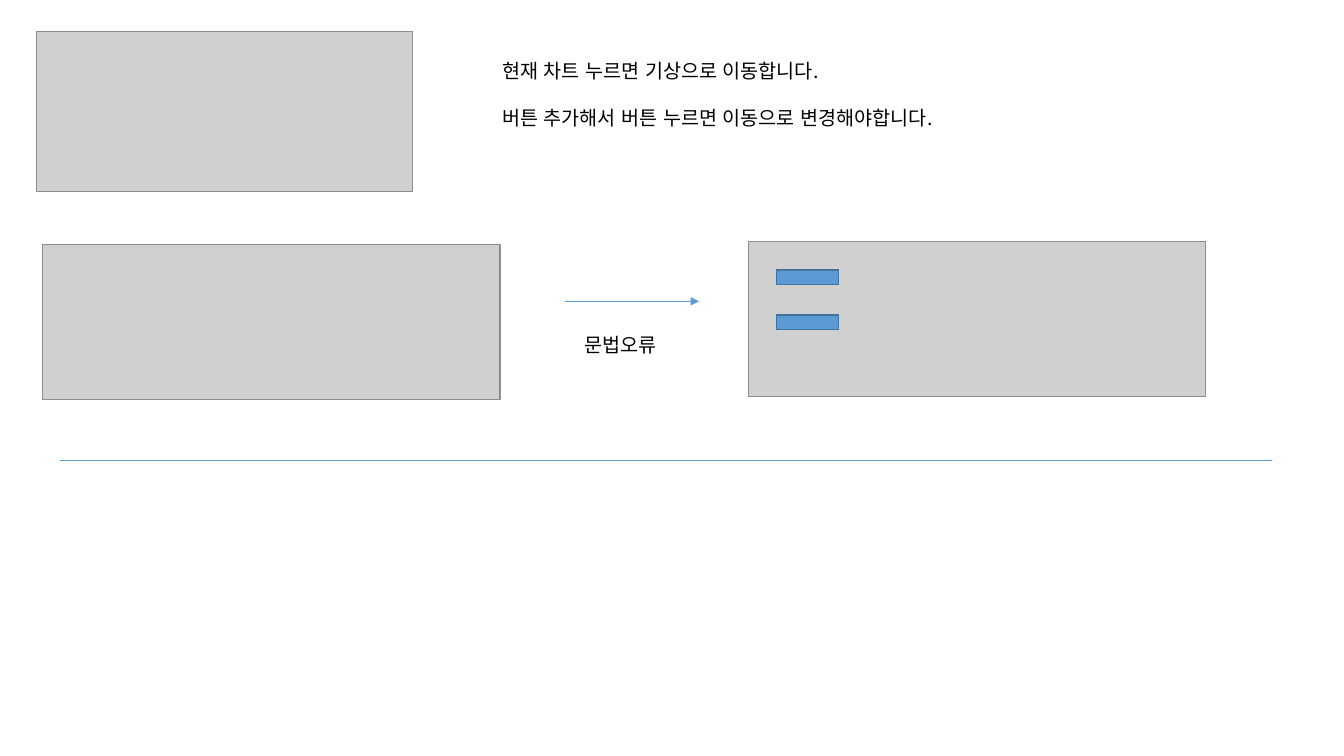
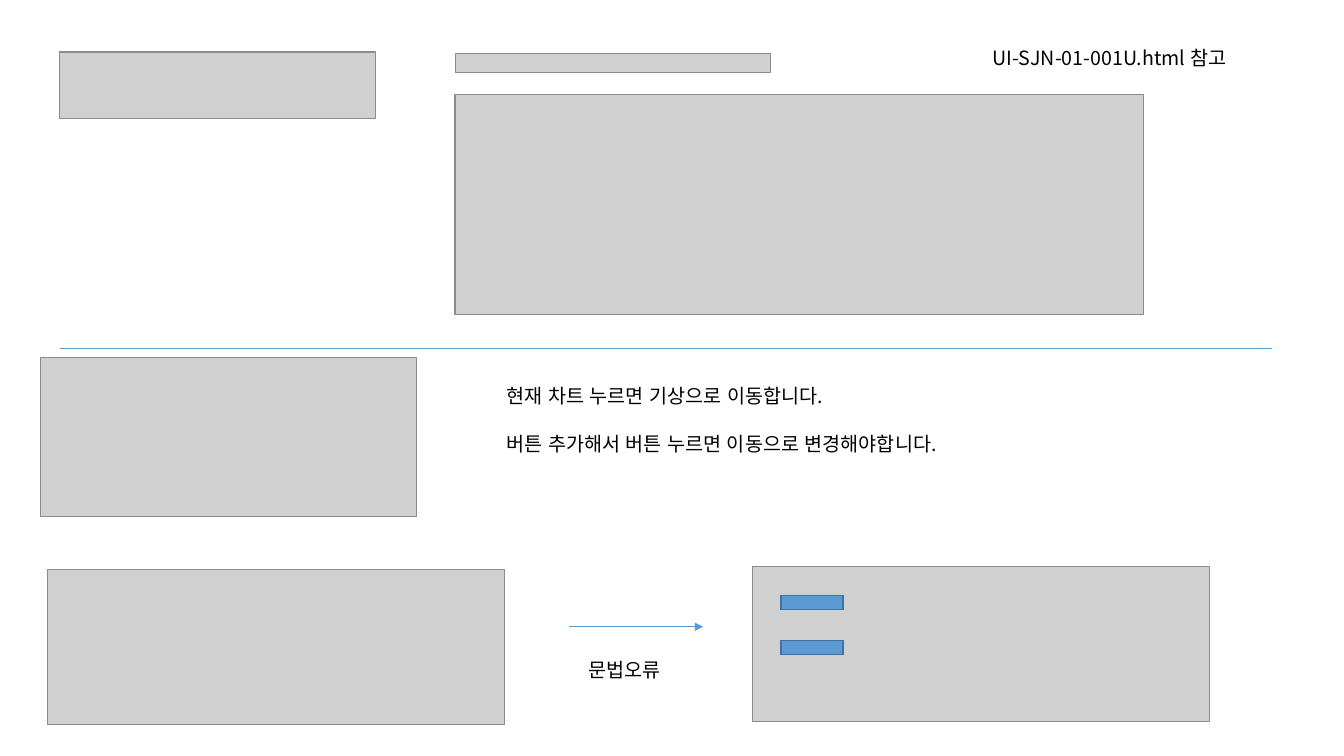
Before and after one commit to jeoungGyy/sejong, a slide deck: slide 7 of ppt/웹접근성 오류 체크(운영).pptx (slide 1 before the commit). Drawn at 1344x756 pixels with LibreOffice and Linux fonts; fonts in the diff are those of the drawing; grey boxes stand for pictures. Boxes give left, top, right and bottom in pixels: in the first picture for what was removed or moved away, otherwise in the second. Text is boxed around its words. In the diff, an @@ line names an element or a change of style, - is before the commit and + after.

Commit message:
웹접근성 오류 체크(운영)

```diff
--- a/ppt/웹접근성 오류 체크(운영).pptx
+++ b/ppt/웹접근성 오류 체크(운영).pptx
@@ picture added at (59,52,376,119) @@
@@ picture added at (455,53,770,73) @@
@@ text added at (993,48,1226,67), 14 pt, text #000000 @@
+UI-SJN-01-001U.html 참고
@@ picture added at (455,95,1143,316) @@
@@ line moved from (59, 460) - (1272, 460) to (59, 349) - (1272, 349) @@
@@ 3 pictures, 2 texts, 2 rectangles, 1 arrow: place and size @@
-3 pictures, 2 texts, 2 rectangles, 1 arrow at (36,32,1206,399)
+3 pictures, 2 texts, 2 rectangles, 1 arrow at (41,357,1210,725)
```
Also in this commit, not shown: 19 slides added, 2 slides removed, 4 other files.
